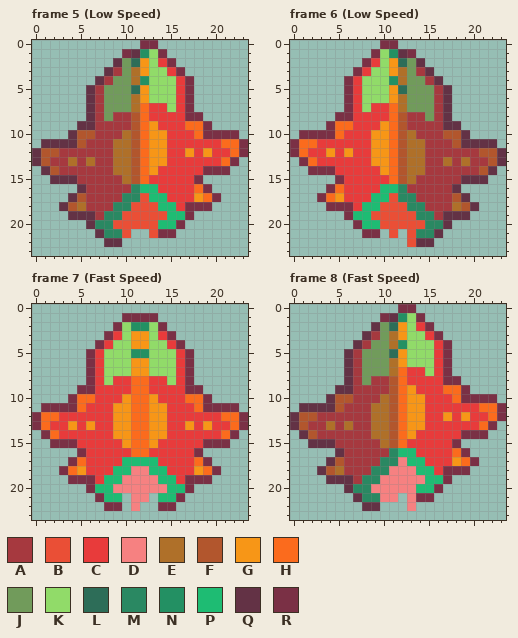
A pixel-art file gets an edit: assets/images/ASE FILES/HYPERSHIP.ase. Above, as it was before the edit.
24x24 pixels, 12 frames. Shown: frame 5 (Low Speed), frame 6 (Low Speed), frame 7 (Fast Speed), frame 8 (Fast Speed). The commit also changed other frames, which this record leaves out.
Palette (. is transparent): A #a6393f  B #ea4f36  C #e83b3b  D #f68181  E #af7029  F #b2562d  G #f79617  H #fb6b1d  J #719b5b  K #91db69  L #2d6d58  M #2a8862  N #239063  P #1ebc73  Q #633245  R #7a3045
The result:
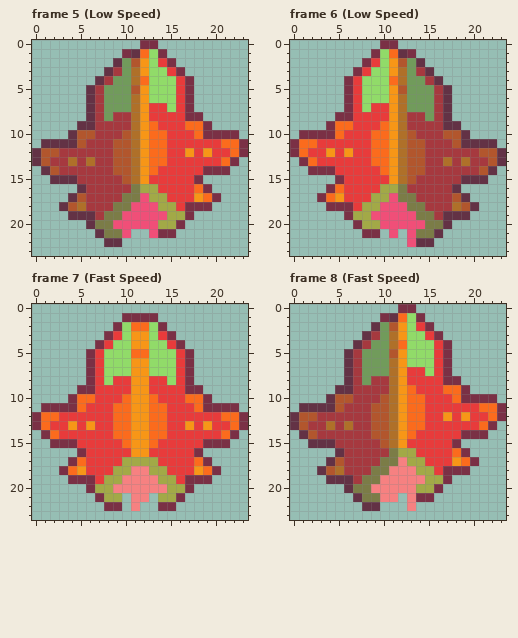
Message: Changed color palette of player sprite Signed-off-by: qkuldo <teoa52269@gmail.com>
What changed:
colour B: #ea4f36 -> #f04f78
colour M: #2a8862 -> #7b7c47
colour P: #1ebc73 -> #a2a947
Frame 5 (Low Speed), layer "coloring":
y 1: x 12 N -> H
y 2: x 11 L -> F
y 4: x 12 N -> H
y 5: x 11 L -> F
y 7: x 12 H -> G
y 8: x 11..12 FH -> EG
y 9: x 11..13 FHG -> EGH
y 10: x 10..14 EFHGG -> FEGHH
y 11..13: x 9..14 EEFHGG -> FFEGHH
y 14: x 9..13 EEFHG -> FFEGH
y 15: x 10..12 EFH -> FEG
Frame 6 (Low Speed), layer "coloring":
y 1: x 11 N -> H
y 2: x 12 L -> F
y 4: x 11 N -> H
y 5: x 12 L -> F
y 7: x 11 H -> G
y 8: x 11..12 HF -> GE
y 9: x 10..12 GHF -> HGE
y 10: x 9..13 GGHFE -> HHGEF
y 11..13: x 9..14 GGHFEE -> HHGEFF
y 14: x 10..14 GHFEE -> HGEFF
y 15: x 11..13 HFE -> GEF
Frame 7 (Fast Speed), layer "coloring":
y 2: x 11..12 NN -> HH
y 5: x 11..12 NN -> HH
y 8..9: x 11..12 HH -> GG
y 10: x 10..13 GHHG -> HGGH
y 11..14: x 9..14 GGHHGG -> HHGGHH
y 15: x 10..13 GHHG -> HGGH
y 16: x 11..12 HH -> GG
Frame 8 (Fast Speed), layer "coloring": the same change as frame 5 (Low Speed)
Changed places in both pictures, as pixel boxes (x1, y1, x2, y2):
changed: (95, 49, 185, 238)
changed: (353, 49, 443, 247)
changed: (95, 322, 185, 502)
changed: (353, 313, 443, 502)
